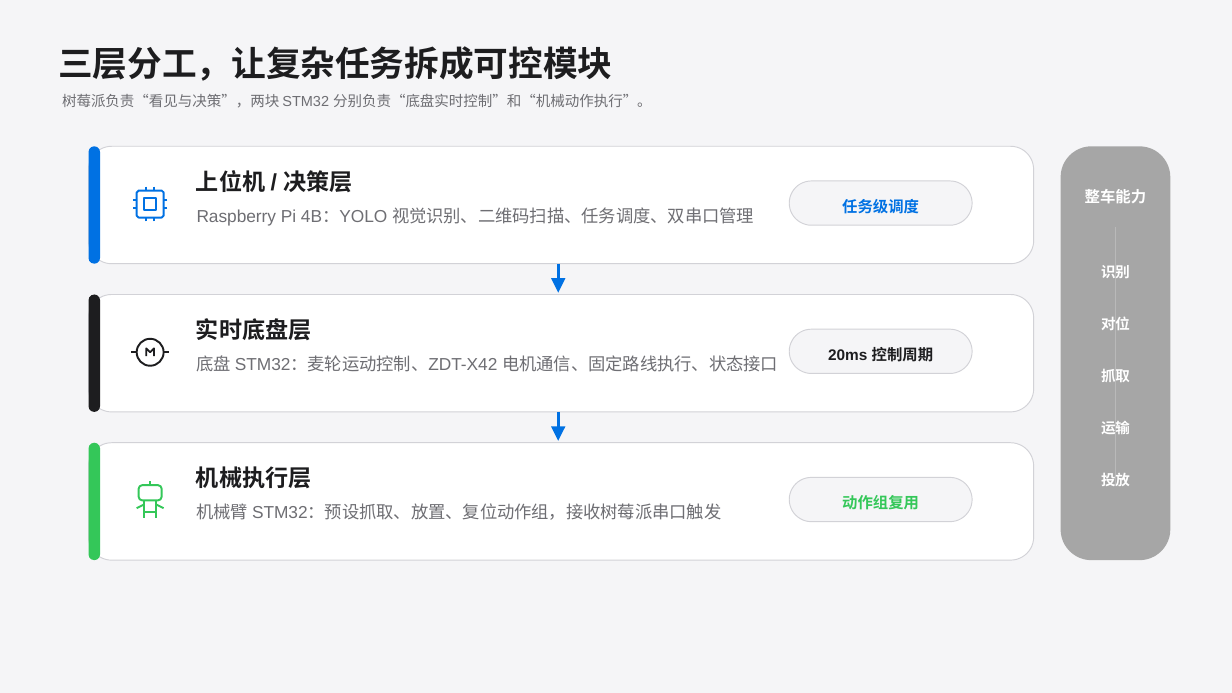
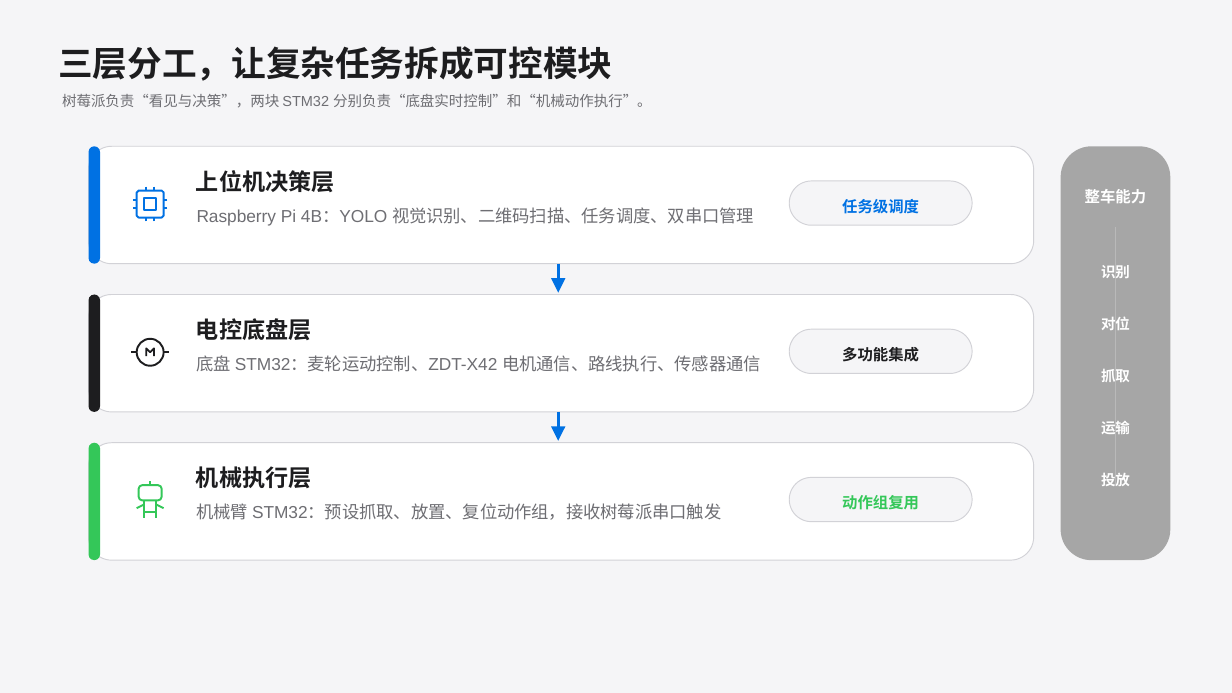
Before and after one commit to Chemcrin/IntelligentTransformCart, a slide deck: slide 3 of 汇报资料/intelligent_logistics_cart_final_20260705_205017.pptx. Drawn at 1232x693 pixels with LibreOffice and Linux fonts; fonts in the diff are those of the drawing. Boxes give left, top, right and bottom in pixels: in the first picture for what was removed or moved away, otherwise in the second. Text is boxed around its words. In the diff, an @@ line names an element or a change of style, - is before the commit and + after.

```diff
--- a/汇报资料/intelligent_logistics_cart_final_20260705_205017.pptx
+++ b/汇报资料/intelligent_logistics_cart_final_20260705_205017.pptx
@@ text at (196, 170, 335, 192): text changed @@
-上位机 / 决策层
+上位机决策层
@@ text at (196, 318, 311, 340): text changed @@
-实时底盘层
+电控底盘层
@@ text at (197, 355, 761, 372): text changed @@
-底盘 STM32：麦轮运动控制、ZDT-X42 电机通信、固定路线执行、状态接口
+底盘 STM32：麦轮运动控制、ZDT-X42 电机通信、路线执行、传感器通信
@@ text at (842, 347, 919, 362): text changed @@
-20ms 控制周期
+多功能集成
```
Also in this commit, not shown: 8 other slides changed, 2 slides added, 1 slide removed, 1 other file.
